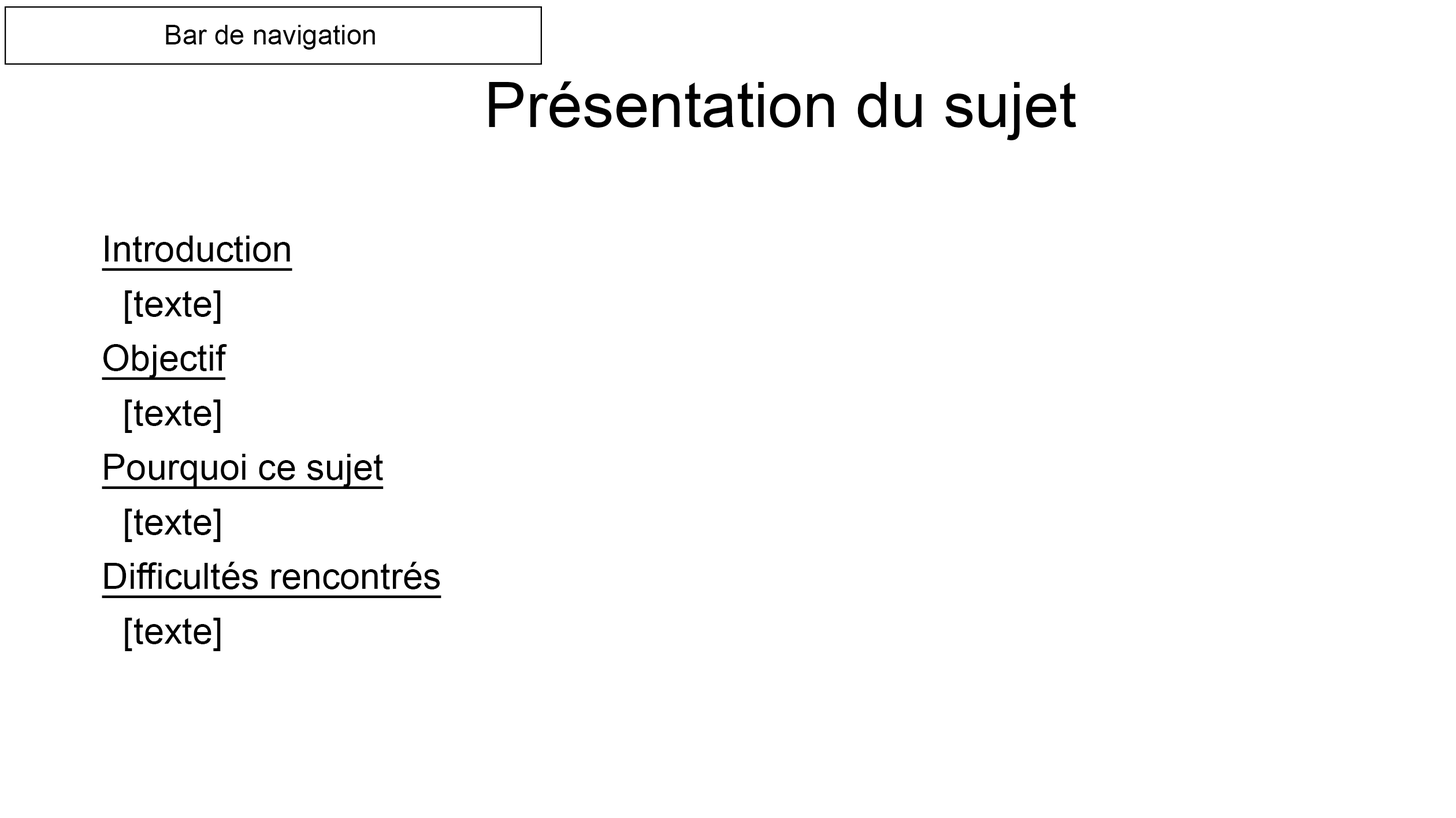
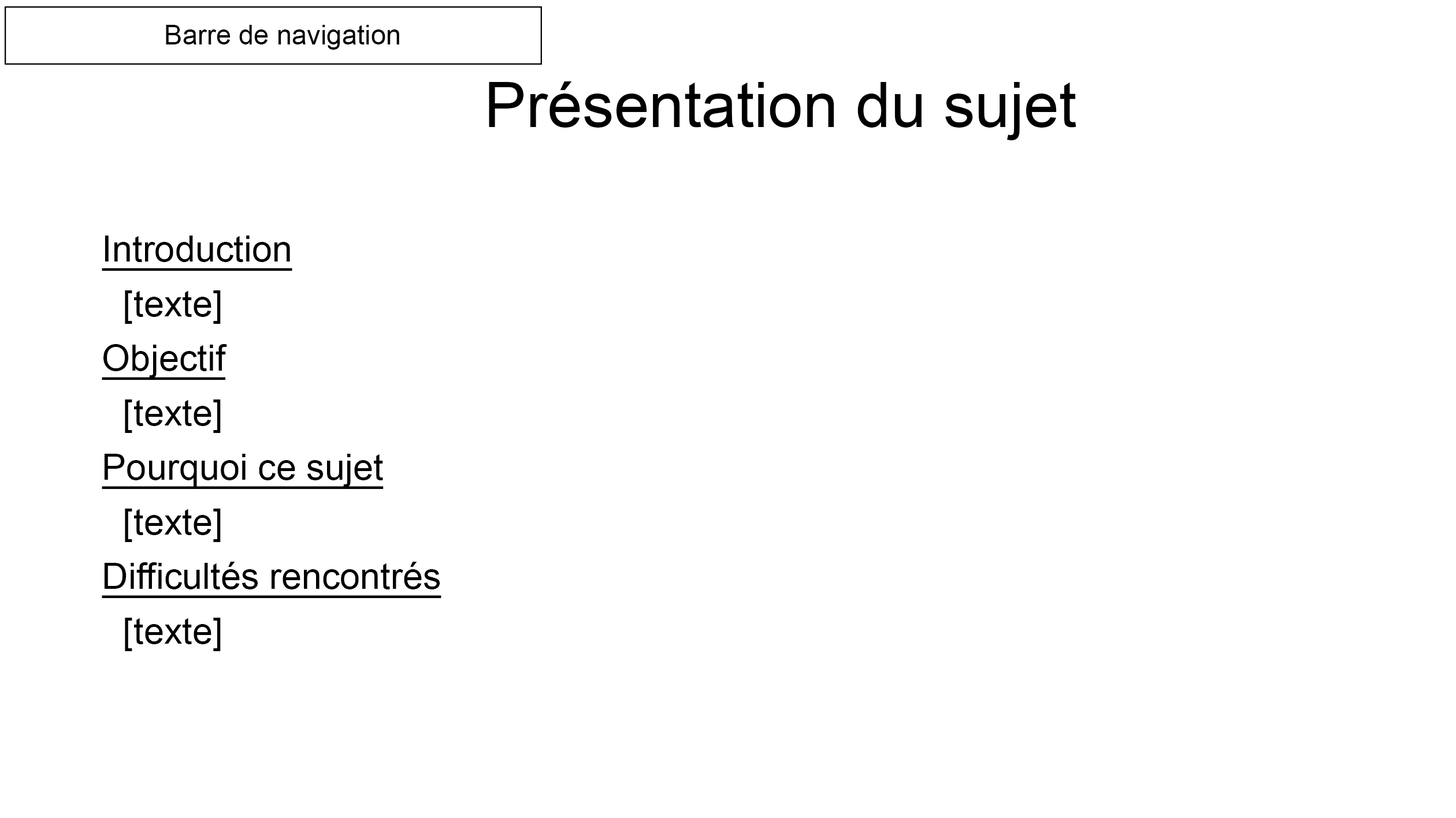
The second 1456 × 818 image is a revision of the first. Changes to its layers:
renamed "Bar de navigation" to "Barre de navigation", painted on it over [208, 24, 400, 50]
